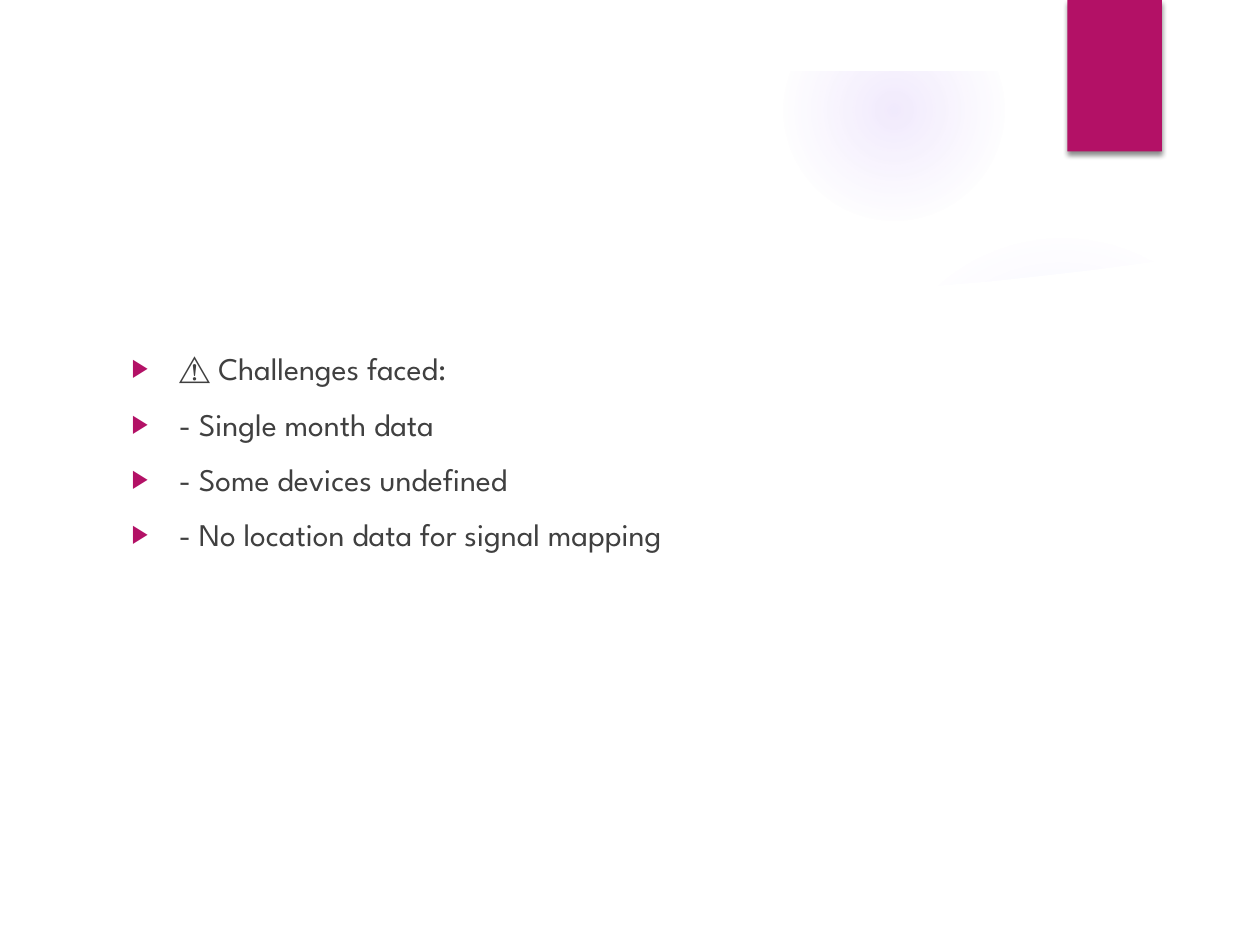
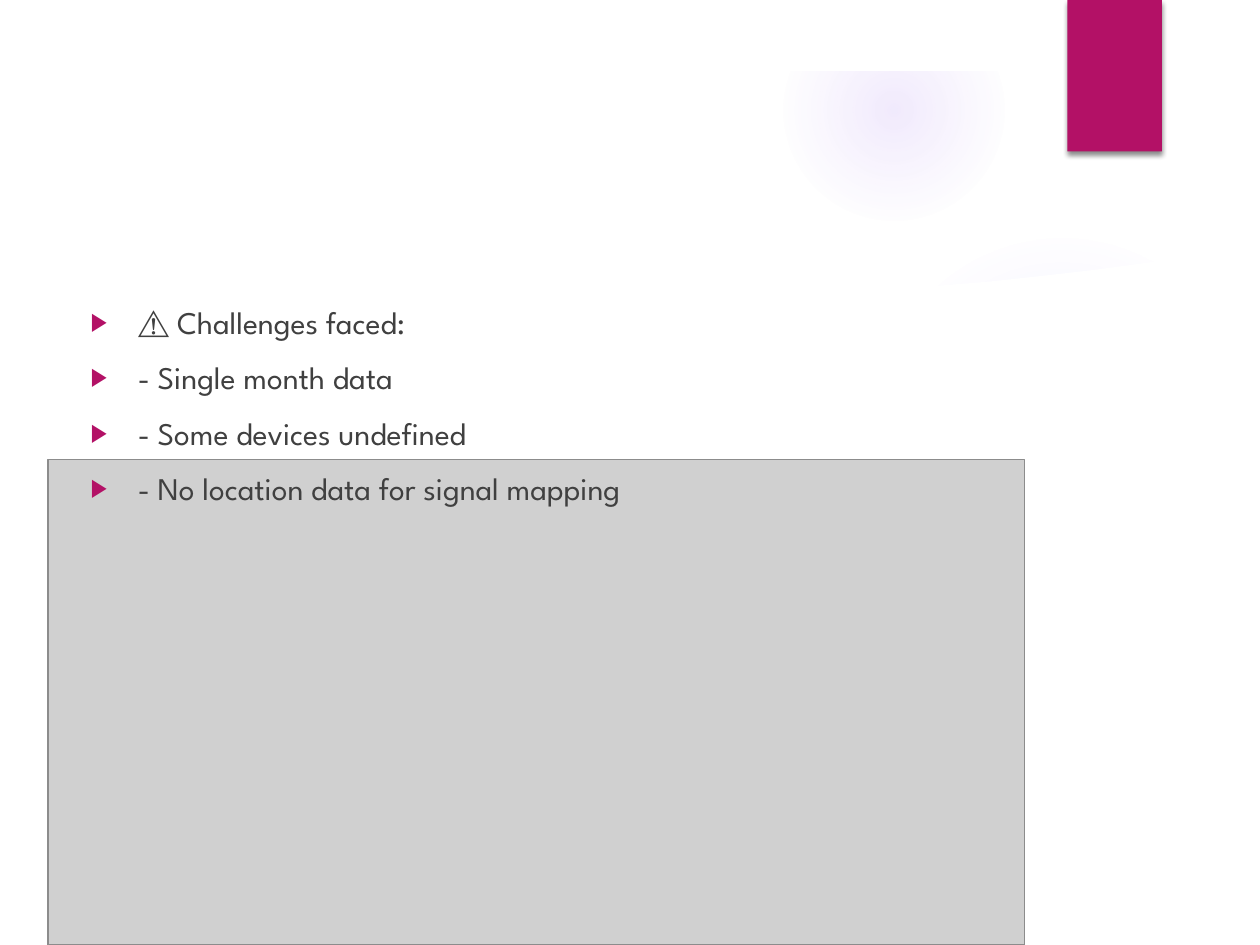
Before and after one commit to IrshadShaikh3181/Next_Hike_Project5, a slide deck: slide 20 of Detailed_Telecom_Analytics_Presentation.pptx (slide 21 before the commit). Drawn at 1260x945 pixels with LibreOffice and Linux fonts; fonts in the diff are those of the drawing; grey boxes stand for pictures; background and template pictures are left out. Boxes give left, top, right and bottom in pixels: in the first picture for what was removed or moved away, otherwise in the second. Text is boxed around its words. In the diff, an @@ line names an element or a change of style, - is before the commit and + after.

```diff
--- a/Detailed_Telecom_Analytics_Presentation.pptx
+++ b/Detailed_Telecom_Analytics_Presentation.pptx
@@ text "⚠️ Challenges faced:": place and size @@
-text "⚠️ Challenges faced:" at bbox=[199, 358, 662, 553]
+text "⚠️ Challenges faced:" at bbox=[158, 312, 621, 507]
@@ picture added at bbox=[48, 460, 1024, 945] @@
```
Also in this commit, not shown: 12 other slides changed, 5 slides added, 8 slides removed.
